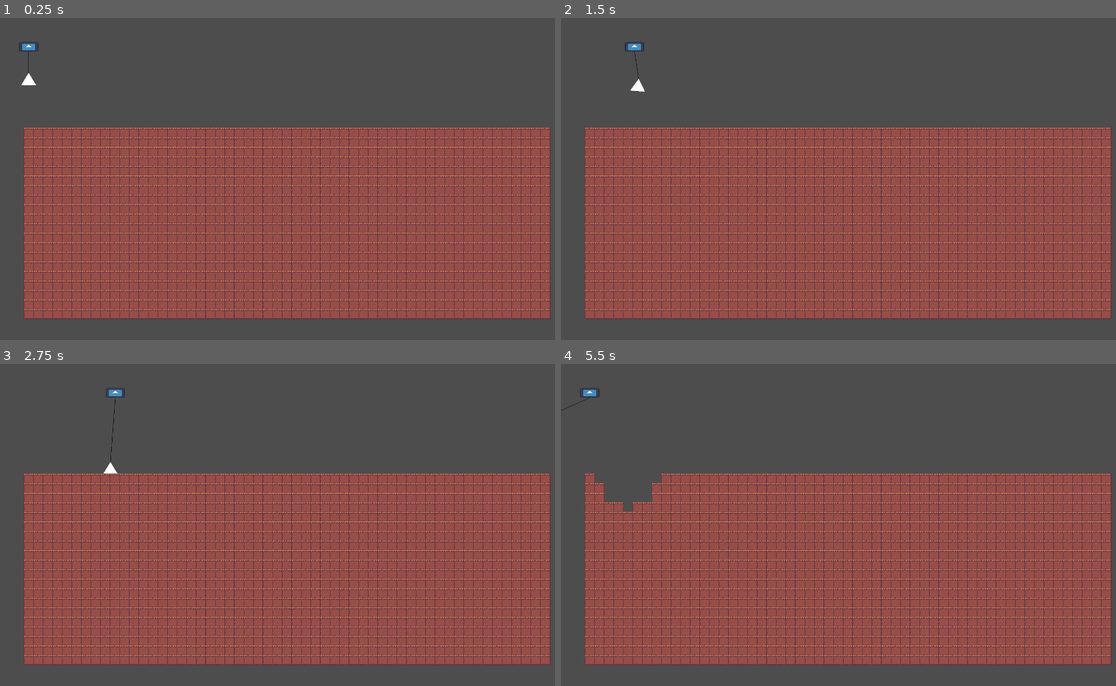
Above: before the commit, frames 1-4 (two rows, left to right).
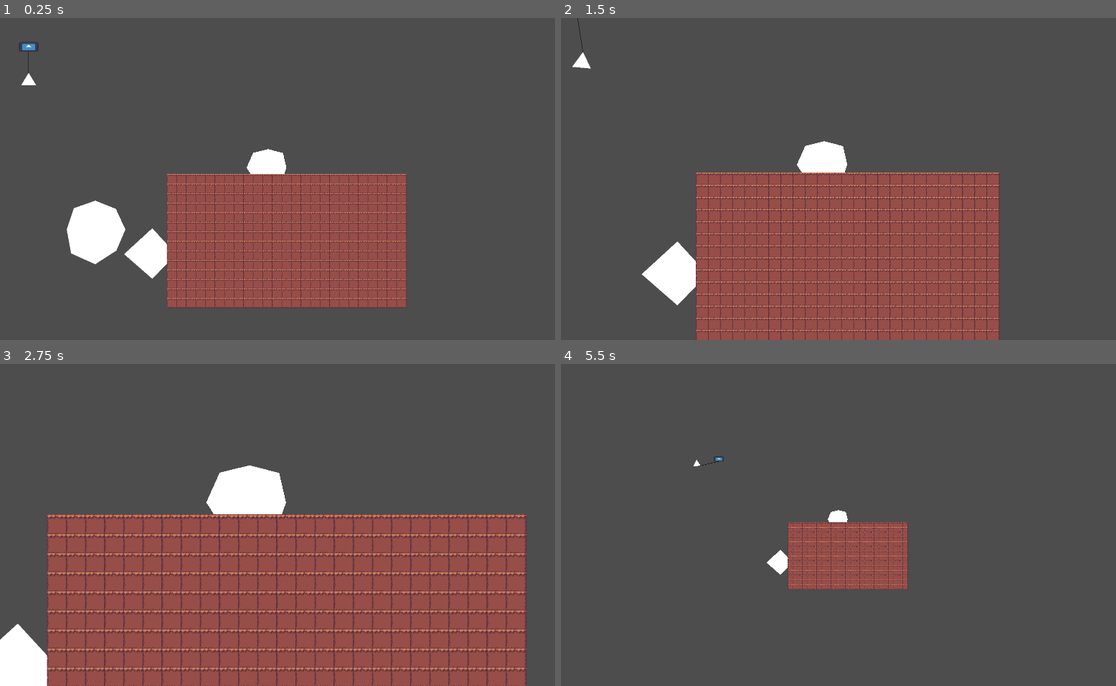
Above: after the commit, the same moments.

Repository: Neomania/DaveAndTimsMiningAdventure
Game: Godot game, scene res://Scenes/main.tscn
Two runs of this game, one before a commit and one after it. Both use one fixed random seed, a clock stepped at 60 frames per second and the inputs below. The engine's default icon, where the game draws it, is replaced by a stand-in: a white triangle on a blue panel in a dark square.
Inputs (mouse positions are in pixels of both pictures, inside the frame that each line leads up to):
- Up to frame 1 (0.25 s): no input
- Up to frame 2 (1.5 s): move the mouse to (588, 133) at 0.52 s; hold Right (ui_right) 0.53-1.28 s; hold Q 0.53-1.28 s; tap Space (ui_select) at 0.77, 1.07 s; tap E at 0.8, 1.35 s; move the mouse to (599, 133) at 1.27 s; hold Down (ui_down) from 1.28 s (still down)
- Up to frame 3 (2.75 s): tap Space (ui_select) at 1.52, 1.55, 1.82, 2.1 s; move the mouse to (49, 479) at 2.02 s; release Down (ui_down) at 2.03 s; hold Right (ui_right) from 2.03 s (still down); hold Q from 2.03 s (still down)
- Up to frame 4 (5.5 s): move the mouse to (616, 479) at 2.77 s; release Right (ui_right) at 2.78 s; release Q at 2.78 s; hold Up (ui_up) 2.78-3.53 s; tap Z (game_pickup) at 2.85 s; tap Space (ui_select) at 3.02, 3.32, 3.77, 3.8, 4.07, 4.52, 4.82 s; tap E at 3.05 s; move the mouse to (627, 479) at 3.52 s; hold Left (ui_left) 3.53-5.03 s; click (627, 479) at 3.6 s; move the mouse to (666, 479) at 4.27 s; tap Q at 4.35 s; move the mouse to (677, 479) at 5.02 s; hold Down (ui_down) from 5.03 s (still down); hold E from 5.03 s (still down)

The runs differ from the first frame. In frame 1, 44% of the frame differs, in the area x 4-100%, y 34-94%; in frame 2, 44%; in frame 3, 38%; in frame 4, 52%, in the area x 0-100%, y 7-94%.

Commit message:
Added WASD temp camera movement Added Q/E camera zoom Added variable to Tiles.gd to randomly pick tilemap size

Diff:
--- a/Scenes/main.tscn
+++ b/Scenes/main.tscn
@@ -1,5 +1,6 @@
-[gd_scene load_steps=8 format=3 uid="uid://cls2jue6l4nyb"]
+[gd_scene load_steps=9 format=3 uid="uid://cls2jue6l4nyb"]
 
+[ext_resource type="Script" path="res://Scripts/Camera2D.gd" id="1_8jidv"]
 [ext_resource type="Script" path="res://Scripts/ShovelTool.gd" id="2_i01cl"]
 [ext_resource type="PackedScene" uid="uid://dkgadhsngwghx" path="res://Scenes/Prefabs/ShovelUse.tscn" id="3_to4qm"]
 [ext_resource type="PackedScene" uid="uid://cdngklain8ifu" path="res://Scenes/crane.tscn" id="4_vh50m"]
@@ -11,6 +12,9 @@
 [node name="Node2D" type="Node2D"]
 
 [node name="Camera2D" type="Camera2D" parent="."]
+position_smoothing_enabled = true
+script = ExtResource("1_8jidv")
+cam_speed = 960.0
 
 [node name="ShovelTool" type="Node2D" parent="."]
 script = ExtResource("2_i01cl")
@@ -27,6 +31,7 @@
 genHeight = 600.0
 
 [node name="Tiles" type="Node2D" parent="."]
-position = Vector2(-863, -155)
 script = ExtResource("6_0dkkr")
 tile_prefab = ExtResource("7_kelcn")
+max_width_viewport = 2
+max_height_viewport = 2
--- /dev/null
+++ b/Scripts/Camera2D.gd
@@ -0,0 +1,37 @@
+extends Camera2D
+@export var cam_speed : float = 1000.0
+@export var cam_zoom_speed : float = 2
+# Called when the node enters the scene tree for the first time.
+func _ready():
+	pass # Replace with function body.
+
+
+# Called every frame. 'delta' is the elapsed time since the previous frame.
+func _process(delta):
+	if(Input.is_key_pressed(KEY_A)):
+		position.x -= cam_speed * delta
+
+	if(Input.is_key_pressed(KEY_D)):
+		position.x += cam_speed * delta
+
+	if(Input.is_key_pressed(KEY_W)):
+		position.y -= cam_speed * delta
+
+	if(Input.is_key_pressed(KEY_S)):
+		position.y += cam_speed * delta
+
+	if(Input.is_key_pressed(KEY_Q)):
+		zoom.x += cam_zoom_speed * delta
+
+	if(Input.is_key_pressed(KEY_E)):
+		zoom.x -= cam_zoom_speed * delta
+
+	if(Input.is_action_just_pressed("ui_select")):
+		position.x = 0
+		position.y = 0
+		zoom.x = 1
+		zoom.y = 1
+
+	# add some clamps
+	zoom.x = max(0.5, min(zoom.x, 2.0) )
+	zoom.y = zoom.x
--- a/Scripts/Tiles.gd
+++ b/Scripts/Tiles.gd
@@ -1,12 +1,15 @@
 extends Node2D
 
 @export var tile_prefab : PackedScene
-@export var tile_graphics_pixelSize : int = 32
+@export var tile_graphics_pixelSize : int = 32 #This is hacky, find the sprite scale dynamically.
+@export var max_width_viewport : int = 3
+@export var max_height_viewport : int = 5
+
 var current_hover_tile
 
 # Called when the node enters the scene tree for the first time.
 func _ready():
-	createLevel() # Replace with function body.
+	createTileMap()
 
 func call_mouse_on_tile(on_tile):
 	current_hover_tile = on_tile
@@ -21,13 +24,25 @@
 	var a = (distance.length() / maxDistance)
 	if a < 1.0:
 		tile.get_node("Sprite2D").modulate.a -= 1.0 - a
+
+
+func createTileMap():
+	var w : int = randi_range(1, max_width_viewport) * get_viewport().size.x
+	var h : int = randi_range(1, max_height_viewport) * get_viewport().size.y
+	var numTilesX : int = w / tile_graphics_pixelSize
+	var numTilesY : int =  h / tile_graphics_pixelSize
+	var start_x : int = -(numTilesX / 2) * tile_graphics_pixelSize
+	var start_y = 0
+	print(numTilesX, " ", numTilesY, " ", start_x, " ", start_y)
+	createLevel(numTilesX, numTilesY, start_x, start_y)
+
 # Create a level with tile prefabs.
-func createLevel():
-	for i in 20:
-		for j in 55:
+func createLevel(x, y, start_x, start_y):
+	for i in y:
+		for j in x:
 			var tile = tile_prefab.instantiate() as StaticBody2D
-			tile.position.x = tile_graphics_pixelSize * j
-			tile.position.y = tile_graphics_pixelSize * i
+			tile.position.x = start_x + tile_graphics_pixelSize * j
+			tile.position.y = start_y + tile_graphics_pixelSize * i
 			tile.connect("mouse_on_tile", call_mouse_on_tile) #dynamic connection to the mouse on tile event
 			tile.connect("mouse_off_tile", call_mouse_off_tile) #dynamic connection to the mouse off tile event
 			tile.connect("area_entered", call_area_entered)
@@ -35,5 +50,7 @@
 
 # Called every frame. 'delta' is the elapsed time since the previous frame.
 func _process(_delta):
+	pass
 	# When mouse clicked, and it is hovering over a tile then use the selected tool on the tile / tile area.
-	pass
+	#if Input.is_action_just_pressed("ui_select"):
+	#	createTileMap()
